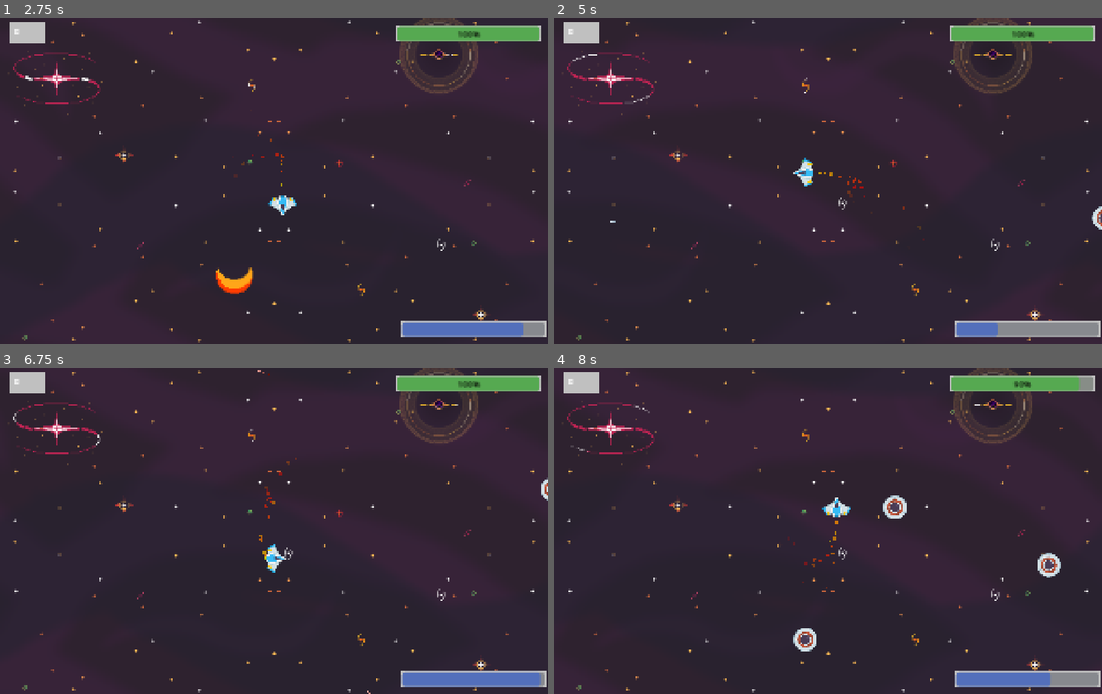
Above: before the commit, frames 1-4 (two rows, left to right).
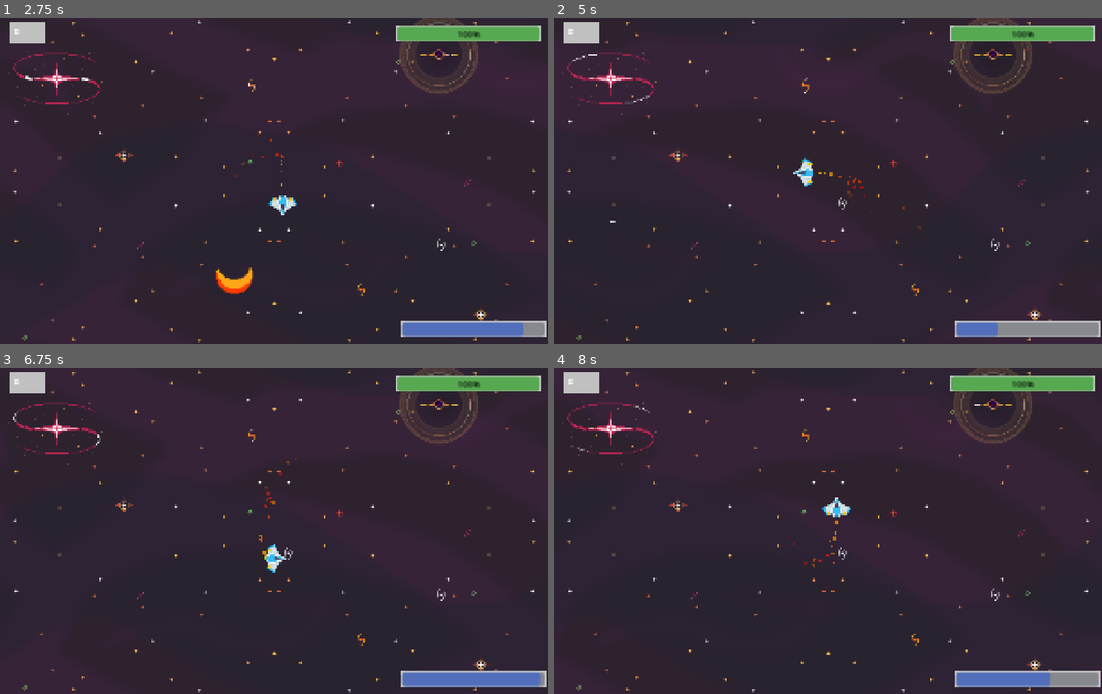
Above: after the commit, the same moments.

Repository: HusMusen16/Gymnasie_Arbete
Game: Godot game, scene res://Scenes/main_menu.tscn
The game is run twice, just before and just after one commit, with the same random seed, the same clock (stepped at 60 frames per second) and the same inputs.
Inputs:
- Up to frame 1 (2.75 s): click "ENDLESS" at 0.5 s; hold D (right) 1.28-2.03 s; tap Space (shoot_laser) at 1.35 s; hold S (down) from 2.03 s (still down); tap Shift (shoot_plasma) at 2.1 s
- Up to frame 2 (5 s): release S (down) at 2.78 s; hold D (right) 2.78-3.53 s; tap Space (shoot_laser) at 2.85, 4.35 s; hold W (up) 3.53-4.28 s; tap Shift (shoot_plasma) at 3.6 s; hold A (left) from 4.28 s (still down)
- Up to frame 3 (6.75 s): tap Shift (shoot_plasma) at 5.1, 6.6 s; release A (left) at 5.78 s; hold S (down) 5.78-6.53 s; tap Space (shoot_laser) at 5.85 s; hold D (right) from 6.53 s (still down)
- Up to frame 4 (8 s): release D (right) at 7.28 s; hold W (up) from 7.28 s (still down); tap Space (shoot_laser) at 7.35 s

Frame 1 is identical in both runs. In frame 2, 0.1% of the frame differs, in the area x 98-100%, y 57-65%; in frame 3, less than 0.1%; in frame 4, 0.9%, in the area x 43-99%, y 2-87%.

Commit message:
fixade så att endless blir svårare med tiden

Diff:
--- a/Scenes/level.tscn
+++ b/Scenes/level.tscn
@@ -169,6 +169,9 @@
 [node name="Surge_Mother_Timer" type="Timer" parent="."]
 one_shot = true
 
+[node name="Difficulty_timer" type="Timer" parent="."]
+wait_time = 50.0
+
 [node name="Barriers" type="StaticBody2D" parent="."]
 collision_layer = 8
 collision_mask = 4
@@ -335,3 +338,4 @@
 [connection signal="timeout" from="Damage_Timer" to="." method="_on_damage_timer_timeout"]
 [connection signal="timeout" from="Mother_Timer" to="." method="_on_mother_timer_timeout"]
 [connection signal="timeout" from="Surge_Mother_Timer" to="." method="_on_surge_mother_timer_timeout"]
+[connection signal="timeout" from="Difficulty_timer" to="." method="_on_difficulty_timer_timeout"]
--- a/Scripts/level.gd
+++ b/Scripts/level.gd
@@ -40,6 +40,8 @@
 #Nodes specific for level 1
 @onready var kills_text = $UI/ColorRect4/Kills
 @onready var kills_text_bg = $UI/ColorRect4
+@onready var difficulty_timer = $Difficulty_timer
+
 
 #Nodes specific for level 2
 @onready var surge_follower: PathFollow2D = $MotherPath/SurgeFollower
@@ -57,7 +59,7 @@
 @export var level_number = 0
 @export var enemy_spawnrate = 2
 @export var mothership_spawnrate = 10
-
+@export var meteor_spawnrate = 2
 
 var health = 100
 var allow_mothership_spawn: bool = true
@@ -77,8 +79,12 @@
 	enemy_timer.wait_time = enemy_spawnrate
 	mother_timer.wait_time = mothership_spawnrate
 	surge_mother_timer.wait_time = mothership_spawnrate
+	meteor_timer.wait_time = meteor_spawnrate
+
 	if level_number == 1:
 		kills_text_bg.show()
+		difficulty_timer.autostart = true
+		difficulty_timer.start(-1)
 
 	if level_number == 2:
 		kill_progress_bg.show()
@@ -145,14 +151,15 @@
 
 ################## SPAWN FUNKTIONS ###################
 func _spawn_enemy():
-	var enemy = enemy_scene.instantiate()
-	enemies.add_child(enemy)
-	enemy.player = player
-	enemy.global_position.x = randf_range(-100, 4600)
-	enemy.global_position.y = randf_range(-100, 2800)
-	while enemy.global_position.distance_to(player.global_position) < 1220:
+	if len(enemies.get_children()) >= 60:
+		var enemy = enemy_scene.instantiate()
+		enemies.add_child(enemy)
+		enemy.player = player
 		enemy.global_position.x = randf_range(-100, 4600)
 		enemy.global_position.y = randf_range(-100, 2800)
+		while enemy.global_position.distance_to(player.global_position) < 1220:
+			enemy.global_position.x = randf_range(-100, 4600)
+			enemy.global_position.y = randf_range(-100, 2800)
 
 
 func _spawn_mothership():
@@ -197,13 +204,14 @@
 
 
 func _spawn_meteor():
-	var meteor = meteor_scene.instantiate()
-	meteors.add_child(meteor)
-	meteor.global_position.x = randf_range(-100, 4600)
-	meteor.global_position.y = randf_range(-100, 2800)
-	while meteor.global_position.distance_to(player.global_position) < 1220:
+	if len(meteors.get_children()) >= 60:
+		var meteor = meteor_scene.instantiate()
+		meteors.add_child(meteor)
 		meteor.global_position.x = randf_range(-100, 4600)
 		meteor.global_position.y = randf_range(-100, 2800)
+		while meteor.global_position.distance_to(player.global_position) < 1220:
+			meteor.global_position.x = randf_range(-100, 4600)
+			meteor.global_position.y = randf_range(-100, 2800)
 
 
 
@@ -270,3 +278,13 @@
 		else:
 			safe = true
 			damage_timer.start(-1)
+
+
+func _on_difficulty_timer_timeout() -> void:
+	if enemy_timer.wait_time > 0.1:
+		enemy_timer.wait_time -= 0.1
+	if mother_timer.wait_time >= 0.2:
+		mother_timer.wait_time -= 0.2
+	if meteor_timer.wait_time >= 0.1:
+		meteor_timer.wait_time -= 0.1
+	print("timer working")
